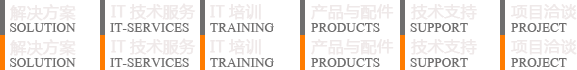
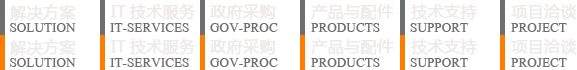
Layer changes from the first 577 × 70 image to the second:
painted on "图层 3" over <box>210,39,274,67</box>
added layer "GOV-PROC 副本" in group "组 1 副本" over <box>210,58,278,67</box>
added layer "GOV-PROC" in group "组 1 副本" over <box>210,23,278,32</box>
added layer "政府采购 副本 2" in group "组 1 副本" over <box>210,39,275,55</box>
added layer "政府采购 副本" in group "组 1 副本" over <box>210,4,275,20</box>
painted on "图层 5" over <box>210,4,274,32</box>
